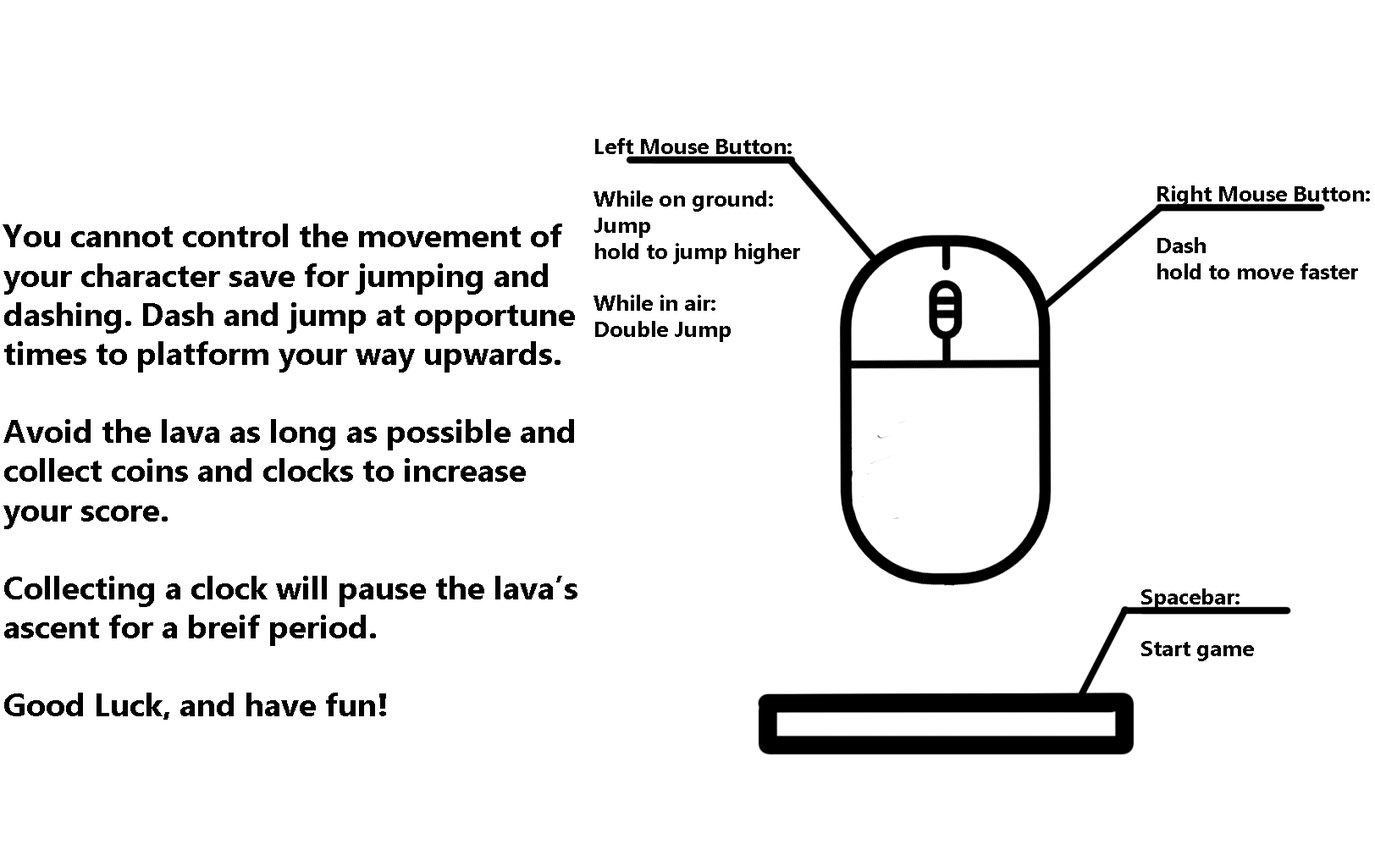
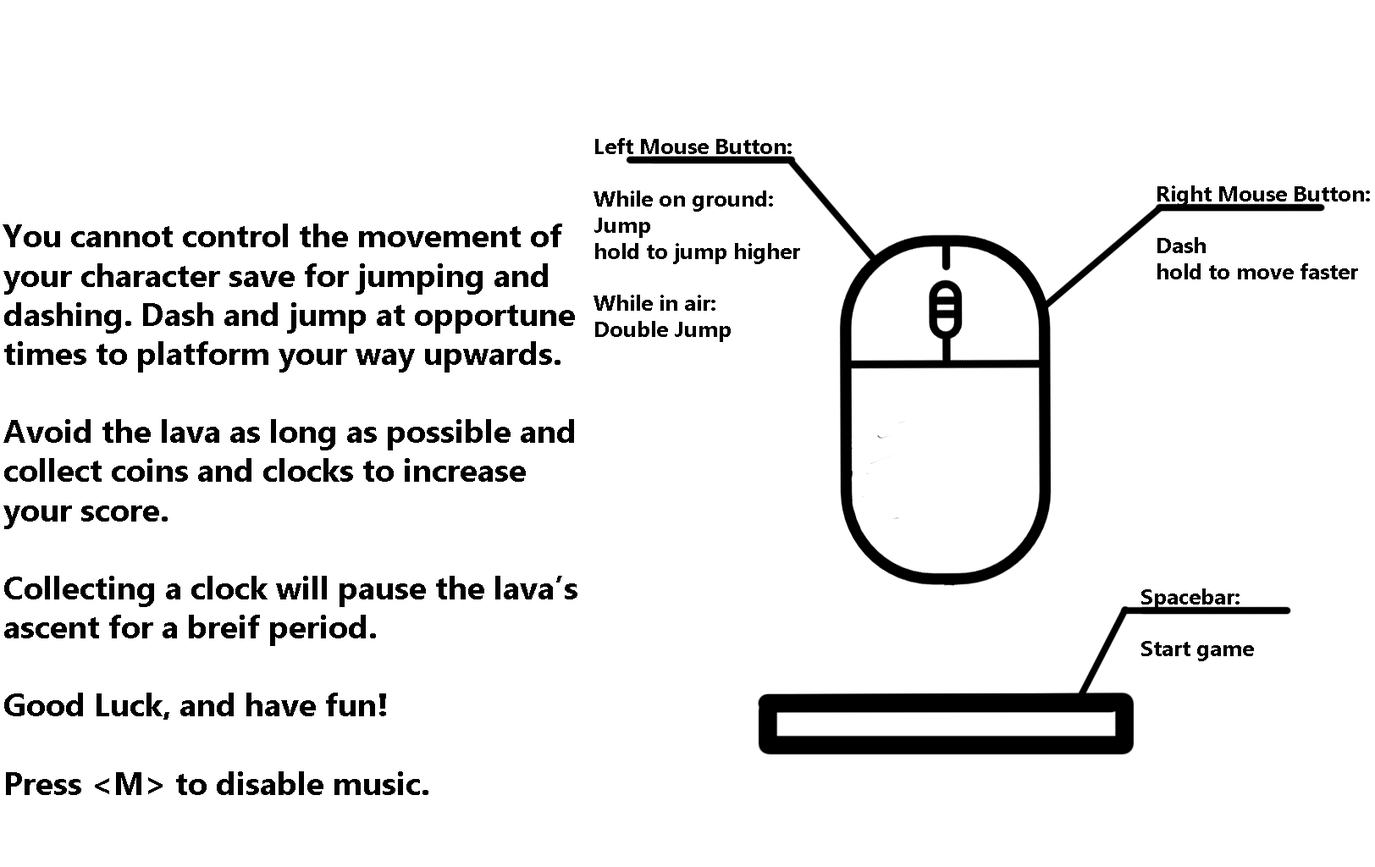
Layers edited between the first and the second 1375×867 image:
painted on "You cannot control the movement of your character save for jum" over 5, 771, 429, 795
